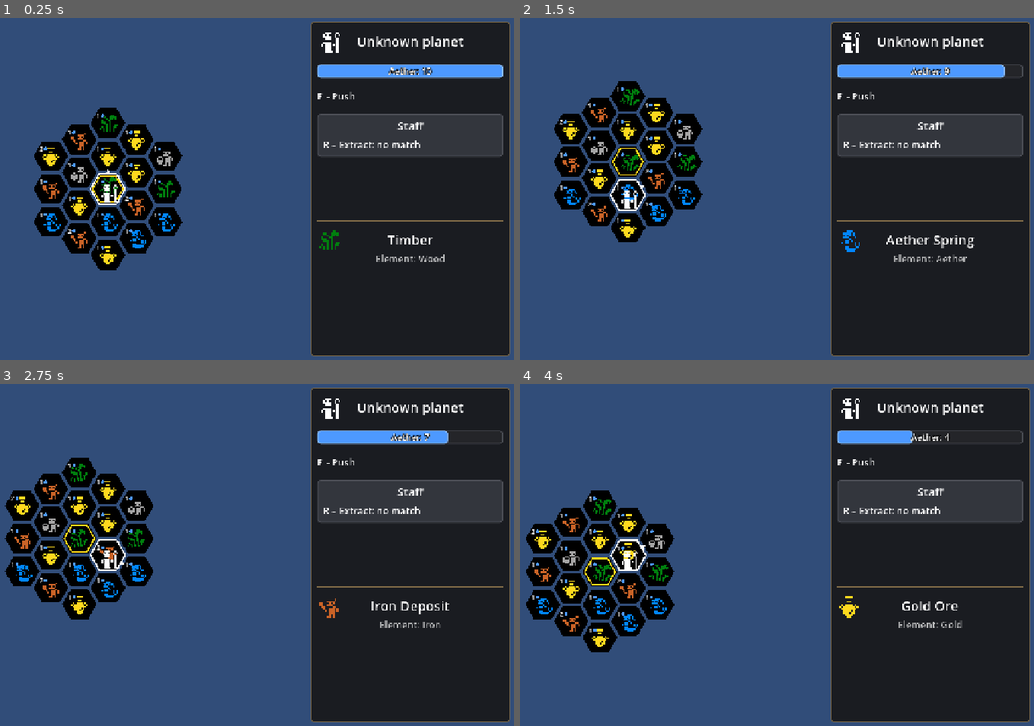
Above: before the commit, frames 1-4 (two rows, left to right).
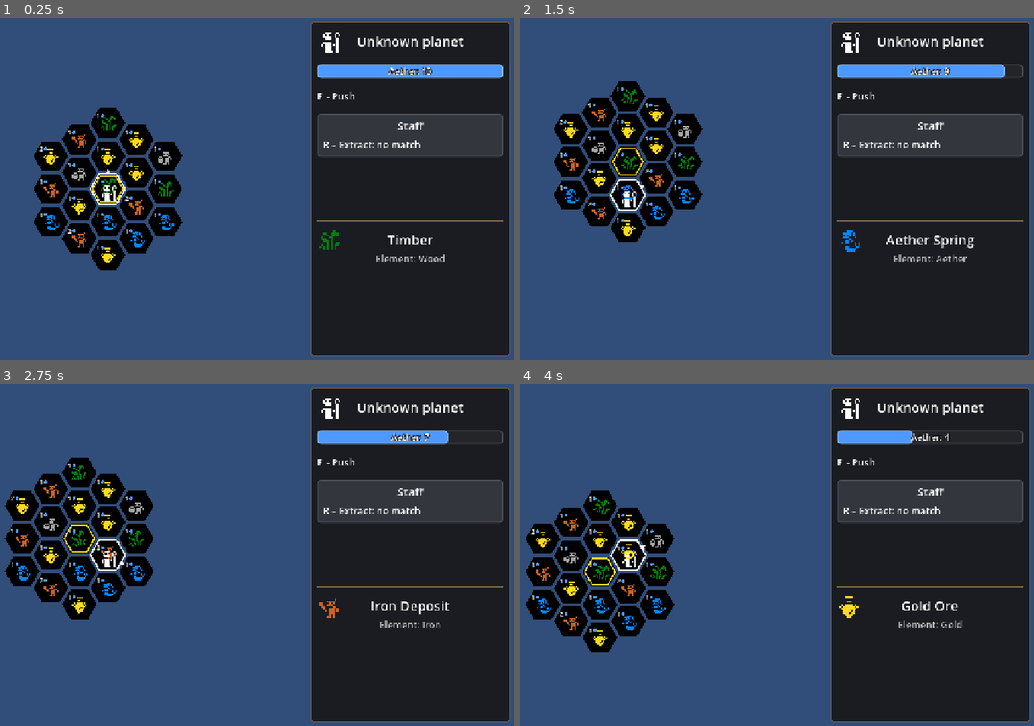
Above: after the commit, the same moments.

Repository: scunningham777/spaes-wrzrds
Game: Godot game, scene res://scenes/planet.tscn
The game is run twice, just before and just after one commit, with the same random seed, the same clock (stepped at 60 frames per second) and the same inputs. This scene is started directly instead of the project's main scene.
Inputs:
- Up to frame 1 (0.25 s): no input
- Up to frame 2 (1.5 s): tap Enter (ui_accept) at 0.5, 0.77, 1.25 s; hold D (hex_right) 0.53-1.28 s; hold B (build_tower) 0.53-1.28 s; hold X (hex_down) from 1.28 s (still down); tap R (extract) at 1.35 s
- Up to frame 3 (2.75 s): tap Enter (ui_accept) at 1.52 s; release X (hex_down) at 2.03 s; hold D (hex_right) from 2.03 s (still down); hold E (hex_ne) from 2.03 s (still down)
- Up to frame 4 (4 s): release D (hex_right) at 2.78 s; release E (hex_ne) at 2.78 s; hold W (hex_up) 2.78-3.53 s; tap Q (hex_nw) at 2.85 s; tap Enter (ui_accept) at 3.02, 3.77 s; hold A (hex_left) from 3.53 s (still down); hold C (hex_se) from 3.53 s (still down)

The runs differ from the first frame. In frame 1, 0.7% of the frame differs, in the area x 8-35%, y 28-72%; in frame 2, 0.7%; in frame 3, 0.7%; in frame 4, 0.7%.

Commit message:
Planet icons and wizard sprite at 3x for even pixels
Co-Authored-By: Claude Opus 5.5 <noreply@anthropic.com>
Claude-Session: https://claude.ai/code/session_0196C6qponv1cZhsguvue75H

Diff:
--- a/scenes/planet.tscn
+++ b/scenes/planet.tscn
@@ -127,7 +127,7 @@
 [node name="TileGridView" type="Node2D" parent="HexBoard" unique_id=1952379980]
 script = ExtResource("3_tiles")
 icon_sheet = ExtResource("7_icons")
-icon_scale = 3.5
+icon_scale = 3.0
 occupied_icon_shift = 8.0
 
 [node name="Wizard" type="Node2D" parent="HexBoard" unique_id=1758725873]
@@ -135,7 +135,7 @@
 
 [node name="Sprite2D" type="Sprite2D" parent="HexBoard/Wizard"]
 position = Vector2(0, 8)
-scale = Vector2(3.5, 3.5)
+scale = Vector2(3, 3)
 texture = ExtResource("7_icons")
 region_enabled = true
 region_rect = Rect2(378, 1, 12, 12)
